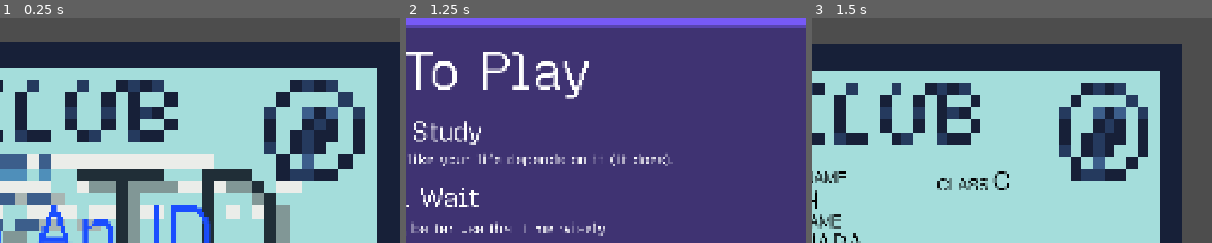
Above: before the commit, frames 1-3 (left to right).
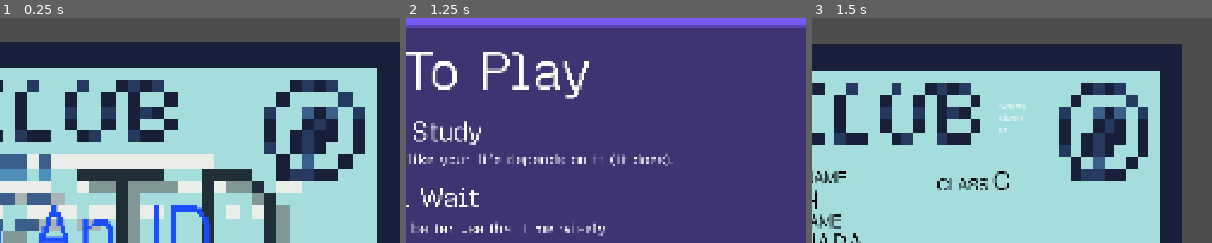
Above: after the commit, the same moments.

Repository: itstntcraft123/fake-an-id
Game: Godot game, scene res://scenes/main_menu.tscn
Two runs of this game, one before a commit and one after it. Both use one fixed random seed, a clock stepped at 60 frames per second and the inputs below.
Inputs:
- Up to frame 1 (0.25 s): no input
- Up to frame 2 (1.25 s): click "[color=#ffffff00]> [/color][c…" at 0.5 s
- Up to frame 3 (1.5 s): click "[color=#ffffff00]> [/color][c…" at 1.25 s
The pictures show only the part of the screen within x 47-97%, y 0-50%; the shares and areas given below are measured in that part.

Frames 1-2 are identical in both runs. In frame 3, 0.2% of the frame differs, in the area x 46-54%, y 38-52%.

Commit message:
finished game.gd
now its a mvp kind of

probably will work on sprites and positioning lol

Diff:
--- a/scenes/game.tscn
+++ b/scenes/game.tscn
@@ -252,15 +252,24 @@
 visible = false
 
 [node name="TimerLabel" type="Label" parent="UI" unique_id=1752270649]
-offset_right = 40.0
-offset_bottom = 23.0
+offset_left = 1345.0
+offset_top = 259.0
+offset_right = 1432.0
+offset_bottom = 282.0
+text = "TimerLabel"
 
 [node name="LivesLabel" type="Label" parent="UI" unique_id=210568411]
-offset_right = 40.0
-offset_bottom = 23.0
+offset_left = 1347.0
+offset_top = 229.0
+offset_right = 1428.0
+offset_bottom = 252.0
+text = "LivesLabel"
 
 [node name="ScoreLabel" type="Label" parent="UI" unique_id=1242551628]
-offset_right = 40.0
-offset_bottom = 95.0
+offset_left = 1348.0
+offset_top = 200.0
+offset_right = 1433.0
+offset_bottom = 224.0
+text = "ScoreLabel"
 
 [node name="StudyTimer" type="Timer" parent="." unique_id=146617480]
--- a/scripts/game.gd
+++ b/scripts/game.gd
@@ -12,11 +12,25 @@
 @onready var id_card: Control = $UI/IDCard
 @onready var quiz: Control = $UI/Quiz
 @onready var study_timer: Timer = $StudyTimer
-@onready var timer_lavel: Label = $UI/TimerLabel
+@onready var timer_label: Label = $UI/TimerLabel
 @onready var lives_label: Label = $UI/LivesLabel
 @onready var score_label: Label = $UI/ScoreLabel
 
 func _ready() -> void:
+	study_timer.one_shot = true
+	study_timer.timeout.connect(_on_study_over)
+	quiz.finished.connect(_on_quiz_finished)
+	_start_round()
+
+func _start_round() -> void:
+	_generate_id()
+	quiz.hide()
+	id_card.show()
+	timer_label.show()
+	_update_hud()
+	study_timer.start(maxf(8.0, study_time - score))
+
+func _generate_id() -> void:
 	var gender := Utils.random_gender()
 	var age := Utils.random_age()
 	var dob := Utils.random_dob(age)
@@ -47,7 +61,34 @@
 	$UI/IDCard/EyeLabel/EyeColor.text = id_data["eyes"]
 
 func _process(_delta: float) -> void:
-	pass
+	if not study_timer.is_stopped():
+		timer_label.text = str(ceili(study_timer.time_left))
+
+func _on_study_over() -> void:
+	id_card.hide()
+	timer_label.hide()
+	quiz.show()
+	quiz.start(id_data, 2 + score)
+
+func _on_quiz_finished(passed: bool) -> void:
+	if passed:
+		score += 1
+	else:
+		lives -= 1
+	_update_hud()
+	if lives <= 0:
+		_game_over()
+	else:
+		_start_round()
+
+func _game_over() -> void:
+	quiz.hide()
+	print("Game over. Score: " + str(score))
+	get_tree().change_scene_to_file("res://scenes/main_menu.tscn")
+
+func _update_hud() -> void:
+	lives_label.text = "Lives: %d" % lives
+	score_label.text = "Score: %d" % score
 
 func _unhandled_input(event: InputEvent) -> void:
 	if event.is_action_pressed("ui_close_dialog") and not has_node("EscapeScreen"):
